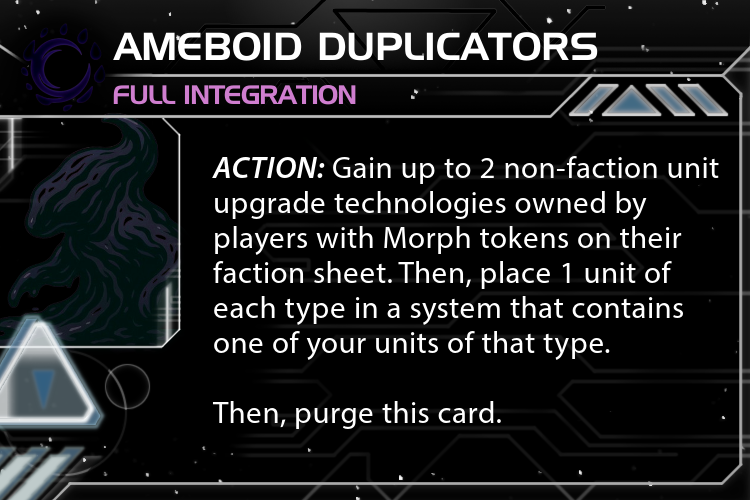
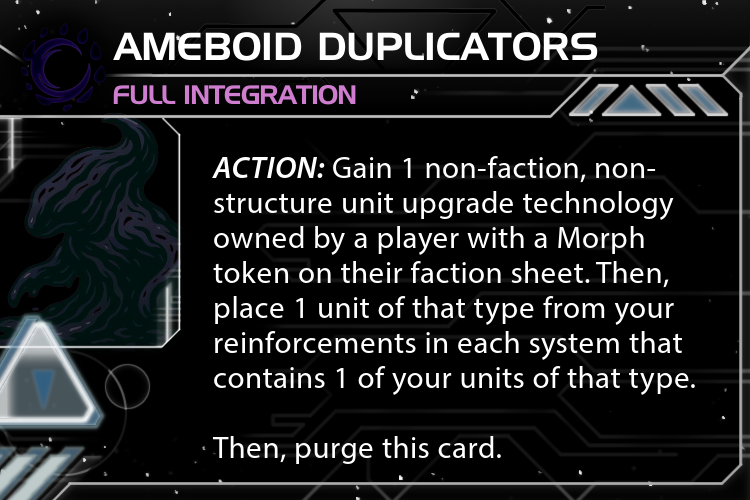
Layer changes from the first 750×500 image to the second:
renamed "ACTION: Gain up to 2 non-facti..." to "ACTION: Gain 1 non-faction, no...", painted on it over [212, 156, 719, 464]